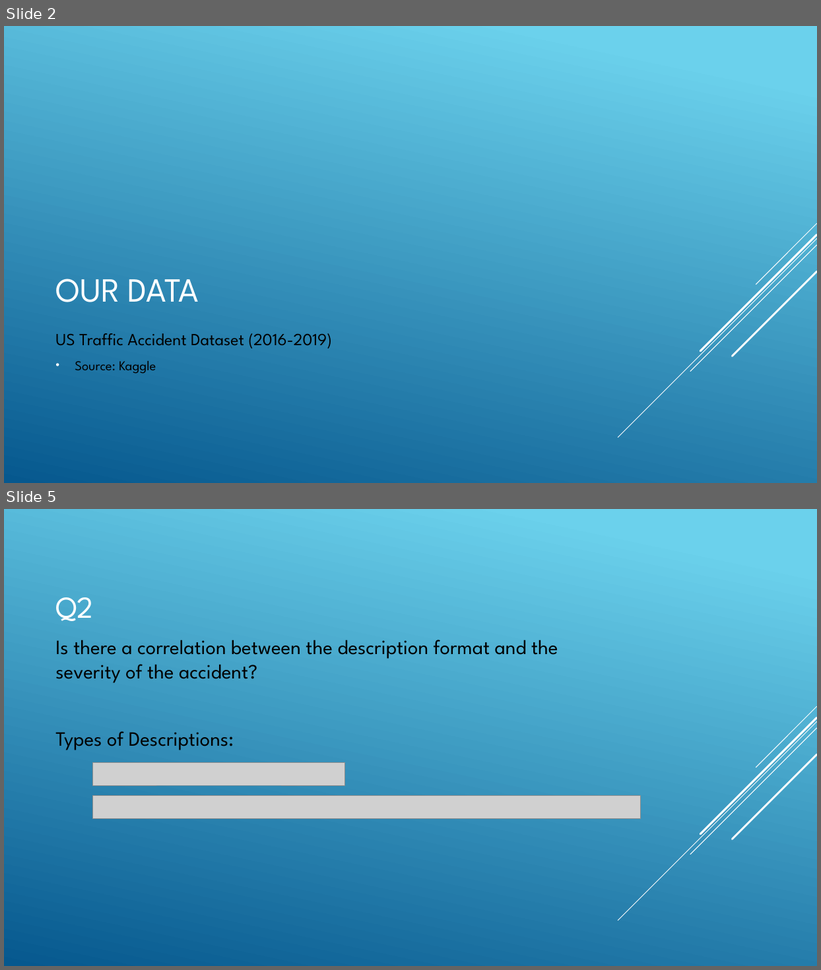
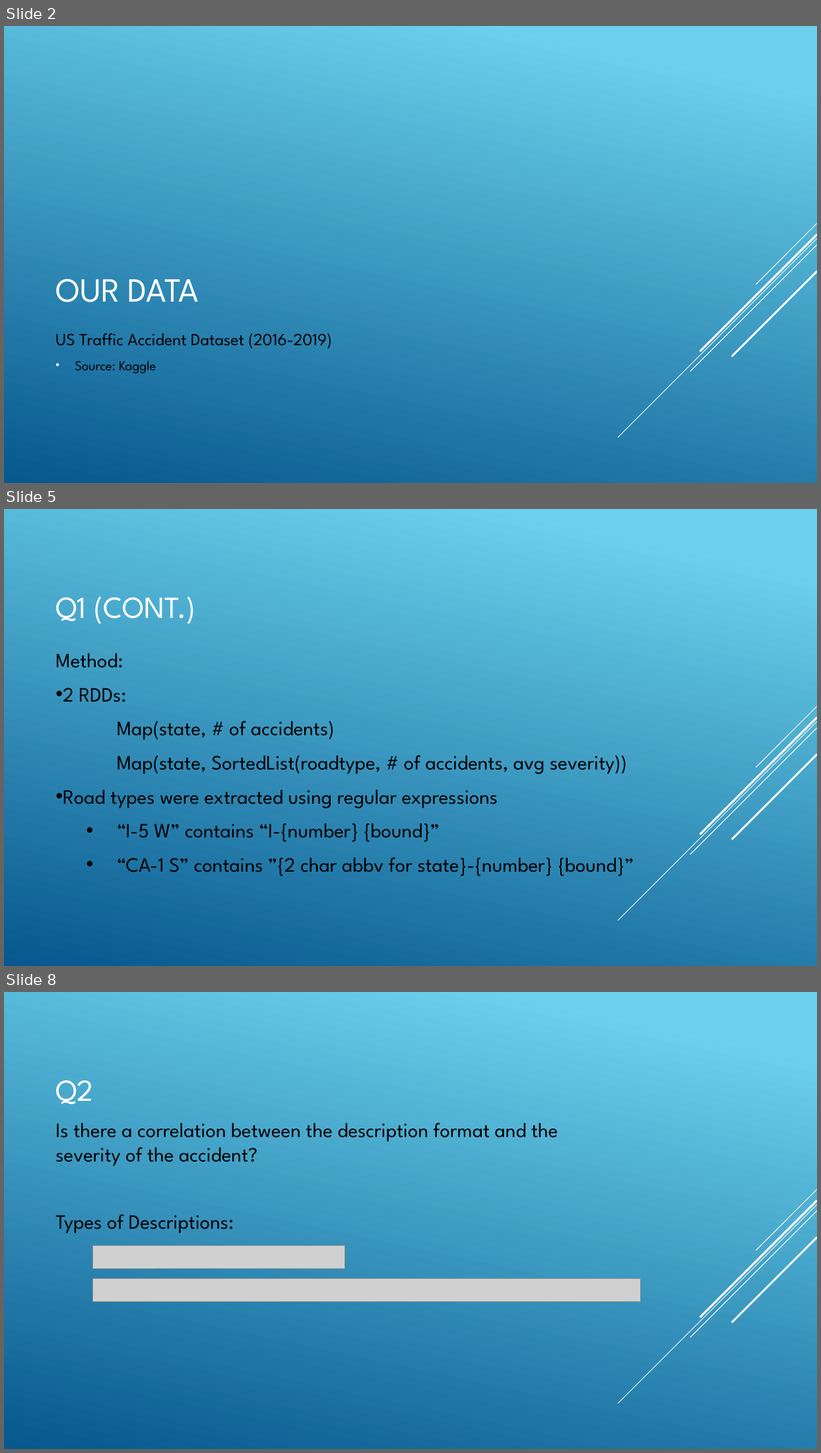
Before and after one commit to jyoo18/csc369FinalProject, a slide deck: slides.pptx. Shown one above the other, each under a label of ours: slides 2 and 5 before the commit, slides 2, 5 and 8 after it; the slides between them are not shown. The pictures are 821x970 and 821x1453 pixels, drawn with LibreOffice and Linux fonts; fonts in the diff are those of the drawing; grey boxes stand for pictures. Boxes give left, top, right and bottom in pixels: in the first picture for what was removed or moved away, otherwise in the second. Text is boxed around its words. In the diff, an @@ line names an element or a change of style, - is before the commit and + after.

```diff
--- a/slides.pptx
+++ b/slides.pptx
@@ slide 5 added at [4,509,817,966], background gradient #6ED2EB to #06588E; not listed: 5 template elements that a slide beside it also shows @@
@@ title added at [55,597,195,624], 36 pt, text #FFFFFF @@
+Q1 (CONT.)
@@ text added at [55,654,634,877], 24 pt, text #000000 @@
+Method:
+• 2 RDDs:
+  Map(state, # of accidents)
+  Map(state, SortedList(roadtype, # of accidents, avg severity))
+• Road types were extracted using regular expressions
+    • “I-5 W” contains “I-{number} {bound}”
+    • “CA-1 S” contains ”{2 char abbv for state}-{number} {bound}”
@@ what was slide 5 is now slide 8 @@
```
Also in this commit, not shown: 3 slides changed, 3 other slides added, 1 slide removed.
